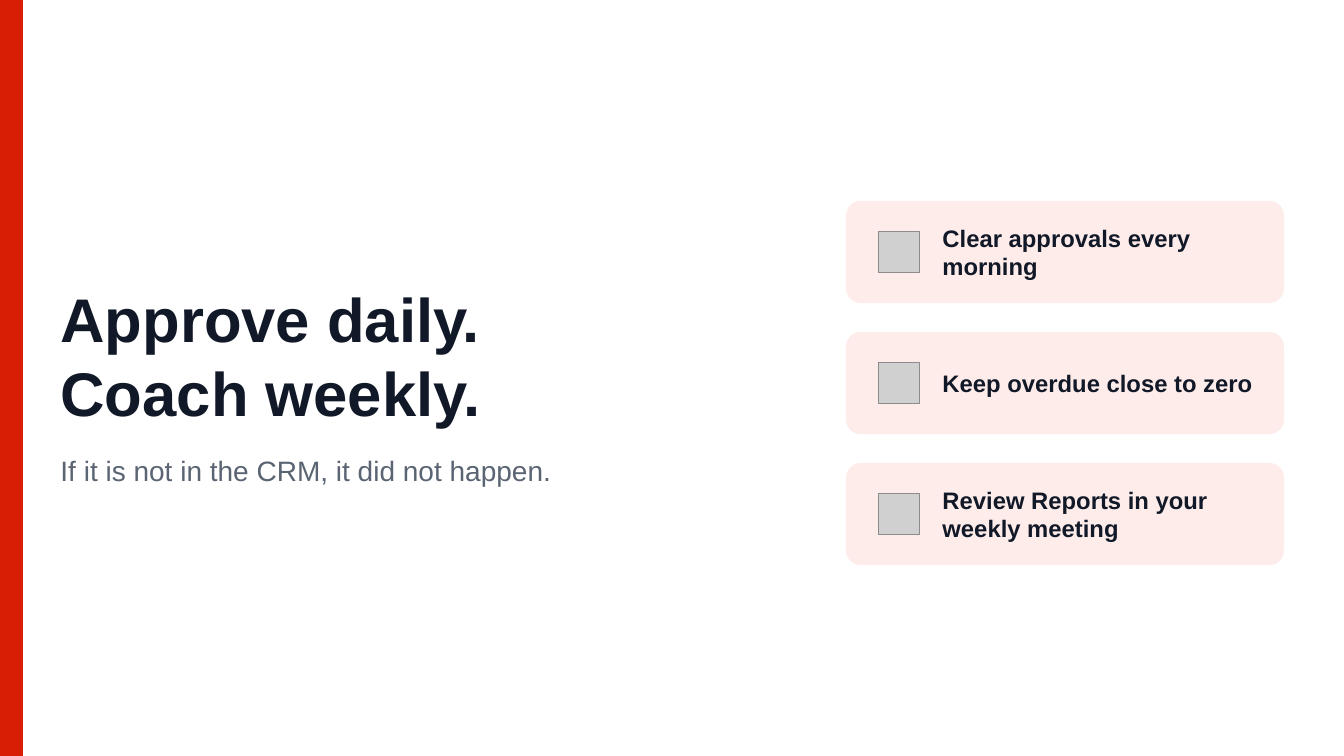
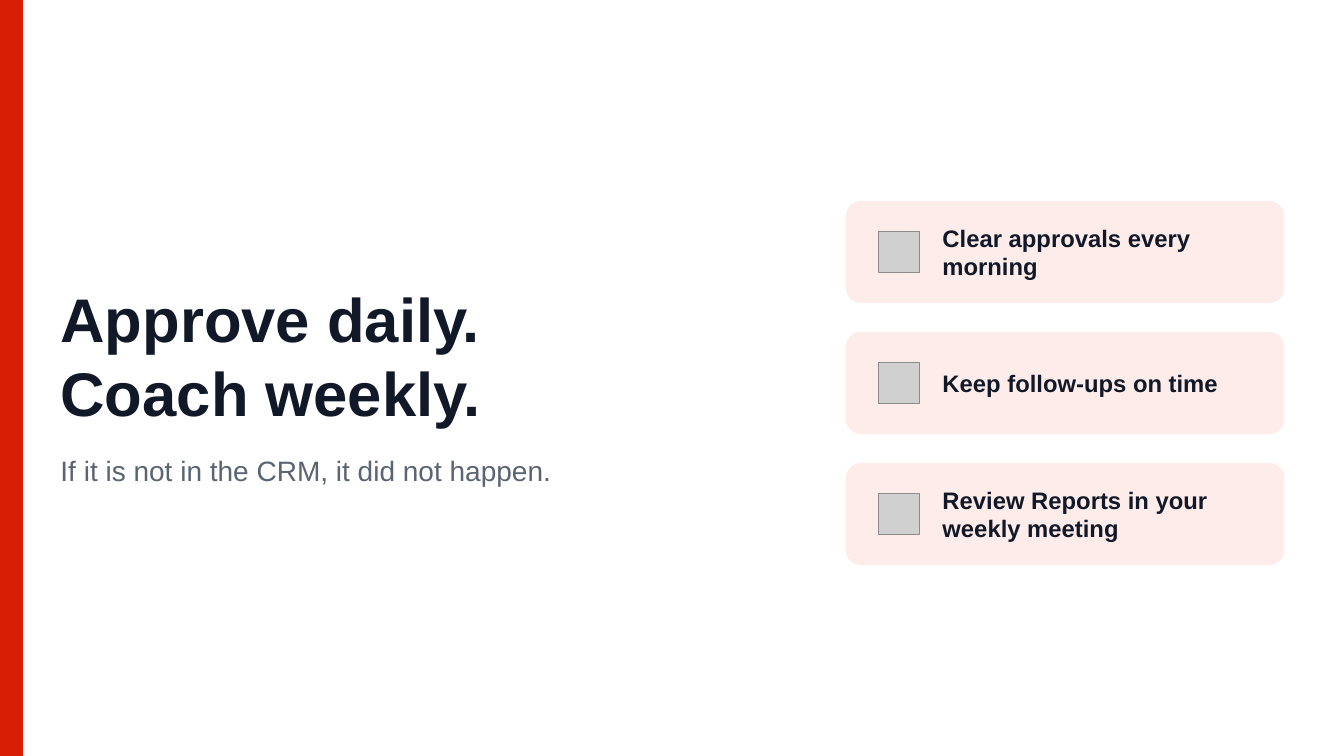
Before and after one commit to jakeeeecurran/walkin-management, a slide deck: slide 27 of docs/training/Sunco-Motors-Enquiry-CRM-Sales-Manager-Guide.pptx (slide 26 before the commit). Drawn at 1344x756 pixels with LibreOffice and Linux fonts; fonts in the diff are those of the drawing; grey boxes stand for pictures; background and template pictures are left out. Boxes give left, top, right and bottom in pixels: in the first picture for what was removed or moved away, otherwise in the second. Text is boxed around its words. In the diff, an @@ line names an element or a change of style, - is before the commit and + after.

```diff
--- a/docs/training/Sunco-Motors-Enquiry-CRM-Sales-Manager-Guide.pptx
+++ b/docs/training/Sunco-Motors-Enquiry-CRM-Sales-Manager-Guide.pptx
@@ text at box(942, 374, 1218, 397): text changed @@
-Keep overdue close to zero
+Keep follow-ups on time
```
Also in this commit, not shown: 7 other slides changed, 1 slide added, 3 other files.
